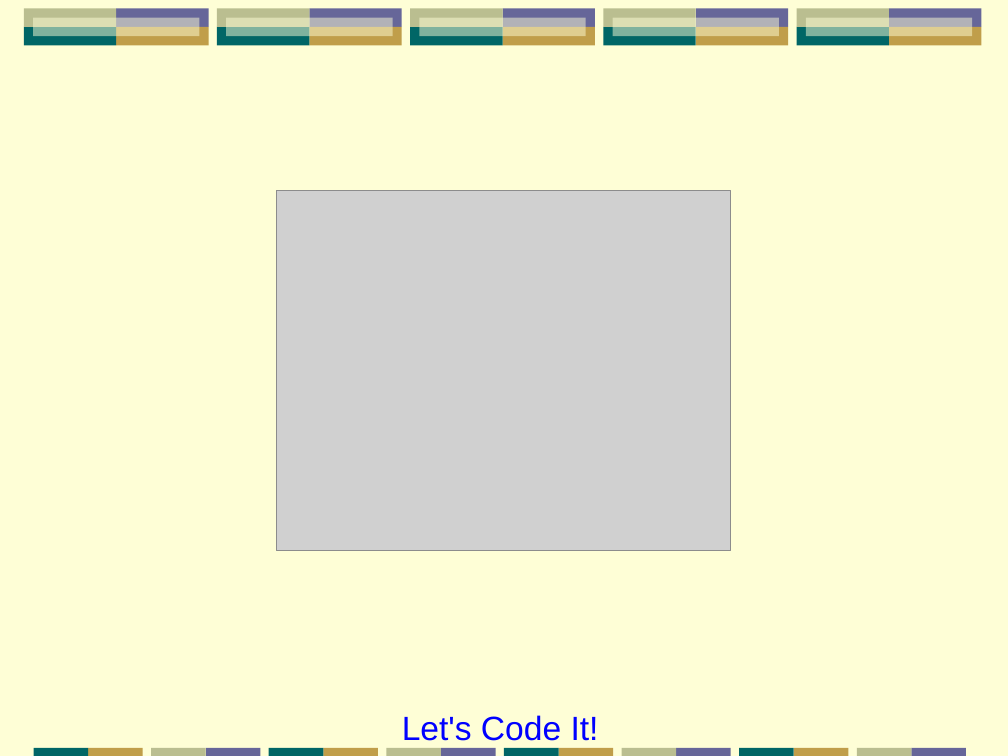
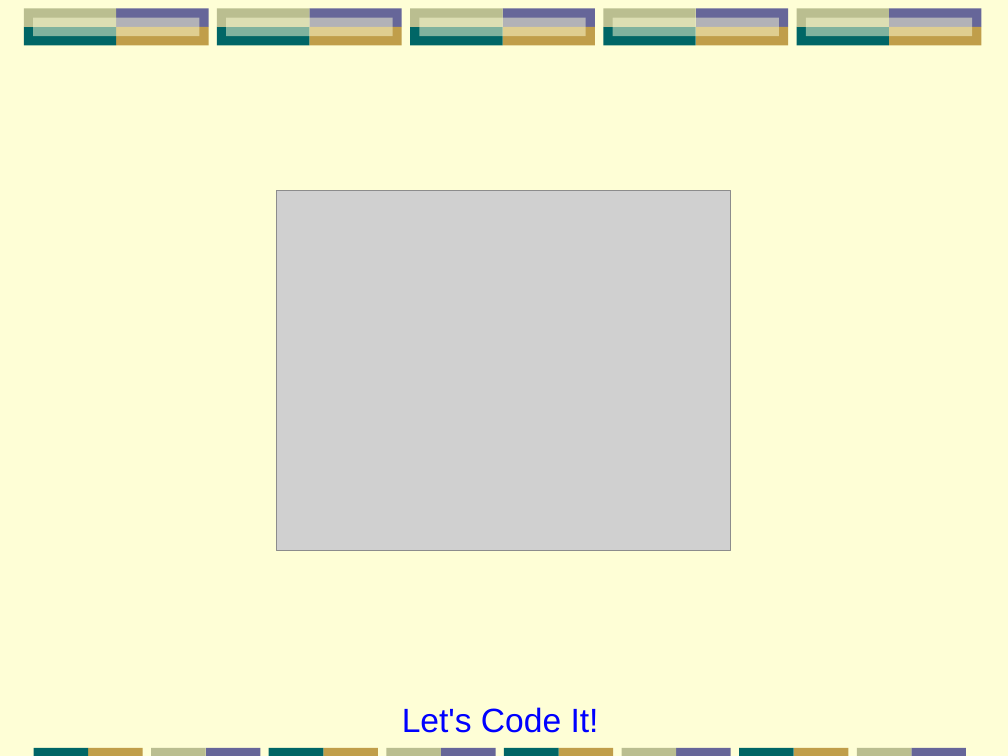
Before and after one commit to papuapost/yazaar, a slide deck: slide 70 of articles/testing-tools/testing-tools.odp. Drawn at 1008x756 pixels with LibreOffice and Linux fonts; fonts in the diff are those of the drawing; grey boxes stand for pictures. Boxes give left, top, right and bottom in pixels: in the first picture for what was removed or moved away, otherwise in the second. Text is boxed around its words. In the diff, an @@ line names an element or a change of style, - is before the commit and + after.

```diff
--- a/articles/testing-tools/testing-tools.odp
+++ b/articles/testing-tools/testing-tools.odp
@@ text "Let's Code It!": place and size @@
-text "Let's Code It!" at [402,715,599,741]
+text "Let's Code It!" at [402,707,599,733]
```
Also in this commit, not shown: 4 other slides changed, 1 other file.
